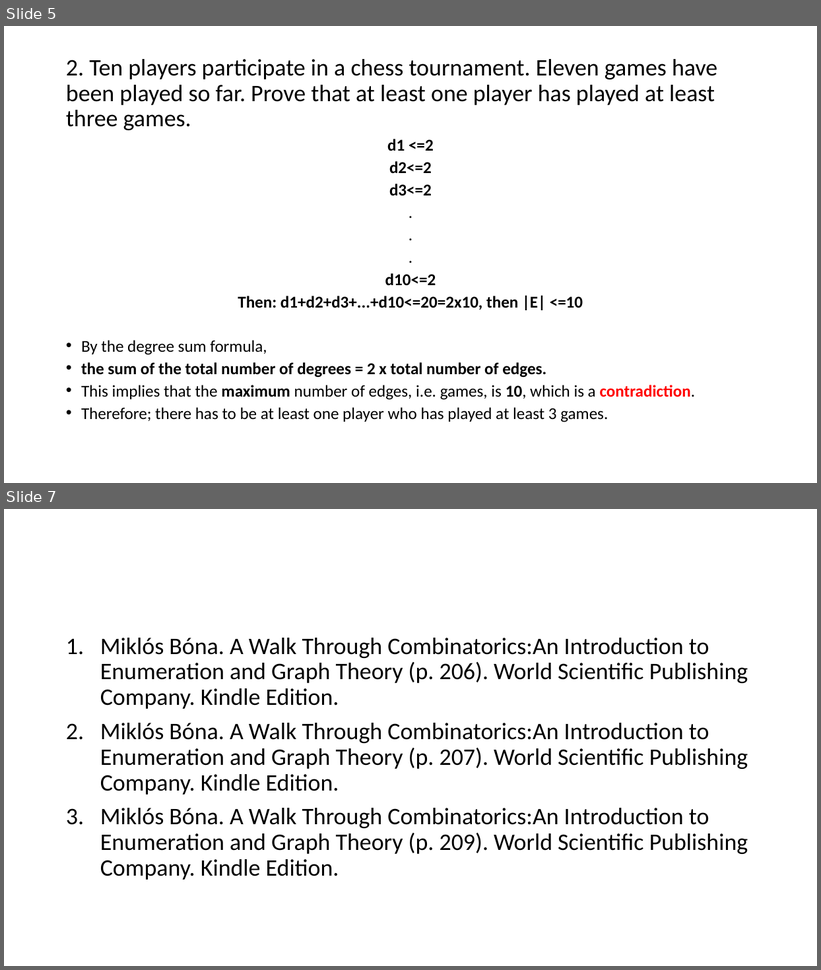
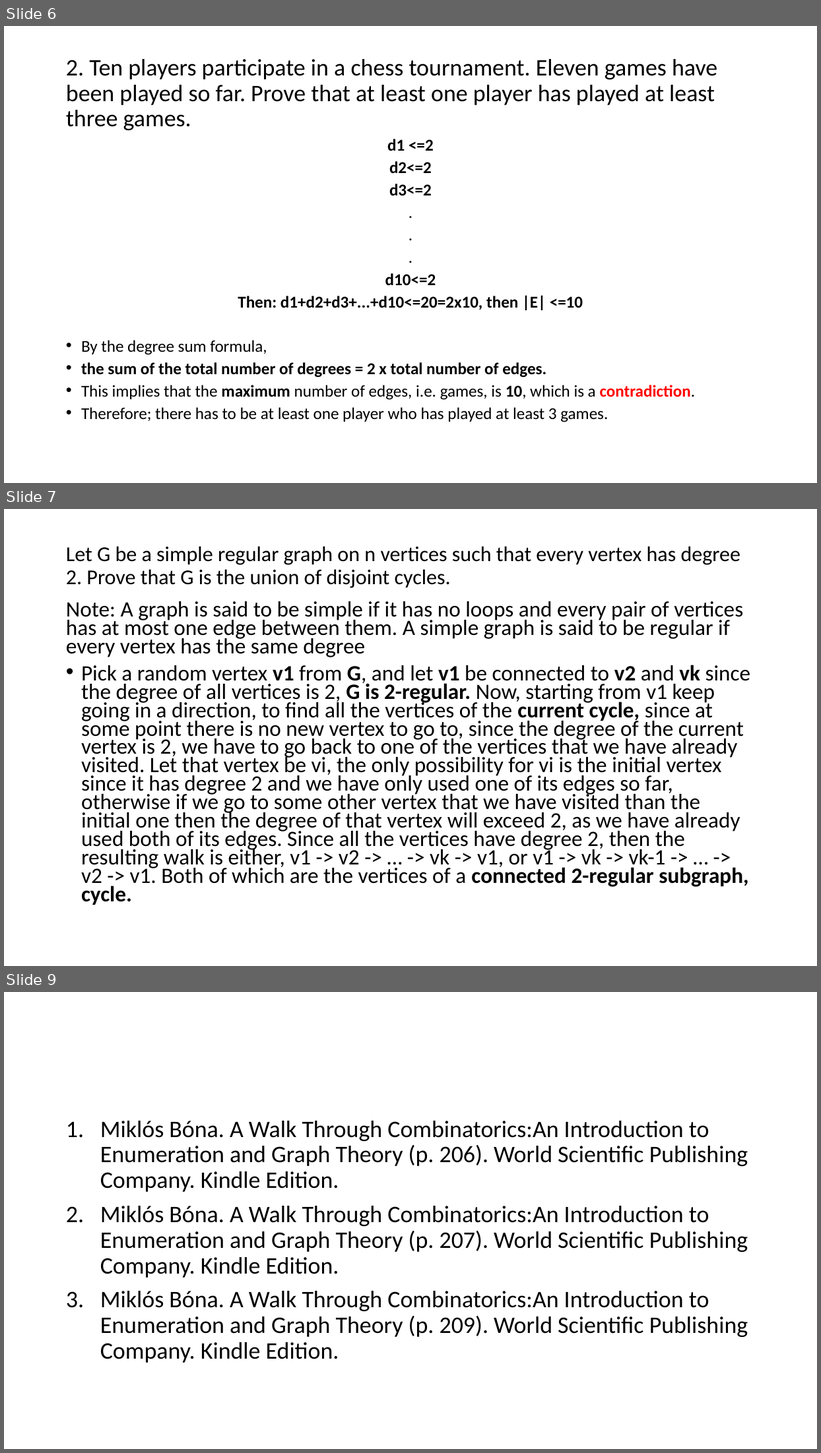
Before and after one commit to gholami7/CSC344-slides, a slide deck: MAT344-G1.pptx. Shown one above the other, each under a label of ours: slides 5 and 7 before the commit, slides 6, 7 and 9 after it; the slides between them are not shown. The pictures are 821x970 and 821x1453 pixels, drawn with LibreOffice and Linux fonts; fonts in the diff are those of the drawing. Boxes give left, top, right and bottom in pixels: in the first picture for what was removed or moved away, otherwise in the second. Text is boxed around its words. In the diff, an @@ line names an element or a change of style, - is before the commit and + after.

Commit message:
updated with a disjoint cycles questions

```diff
--- a/MAT344-G1.pptx
+++ b/MAT344-G1.pptx
@@ slide 7 added at bbox=[4, 509, 817, 966], background #FFFFFF @@
@@ title added at bbox=[66, 546, 741, 588], 25 pt, text #000000 @@
+Let G be a simple regular graph on n vertices such that every vertex has degree 2. Prove that G is the union of disjoint cycles.
@@ text added at bbox=[66, 601, 751, 906], 25.9 pt, text #000000 @@
+Note: A graph is said to be simple if it has no loops and every pair of vertices has at most one edge between them. A simple graph is said to be regular if every vertex has the same degree
+• Pick a random vertex v1 from G, and let v1 be connected to v2 and vk since the degree of all vertices is 2, G is 2-regular. Now, starting from v1 keep going in a direction, to find all the vertices of the current cycle, since at some point there is no new vertex to go to, since the degree of the current vertex is 2, we have to go back to one of the vertices that we have already visited. Let that vertex be vi, the only possibility for vi is the initial vertex since it has degree 2 and we have only used one of its edges so far, otherwise if we go to some other vertex that we have visited than the initial one then the degree of that vertex will exceed 2, as we have already used both of its edges. Since all the vertices have degree 2, then the resulting walk is either, v1 -> v2 -> … -> vk -> v1, or v1 -> vk -> vk-1 -> … -> v2 -> v1. Both of which are the vertices of a connected 2-regular subgraph, cycle.
@@ what was slide 5 is now slide 6 @@
@@ what was slide 7 is now slide 9 @@
```
Also in this commit, not shown: 2 other slides added, 1 slide removed.
